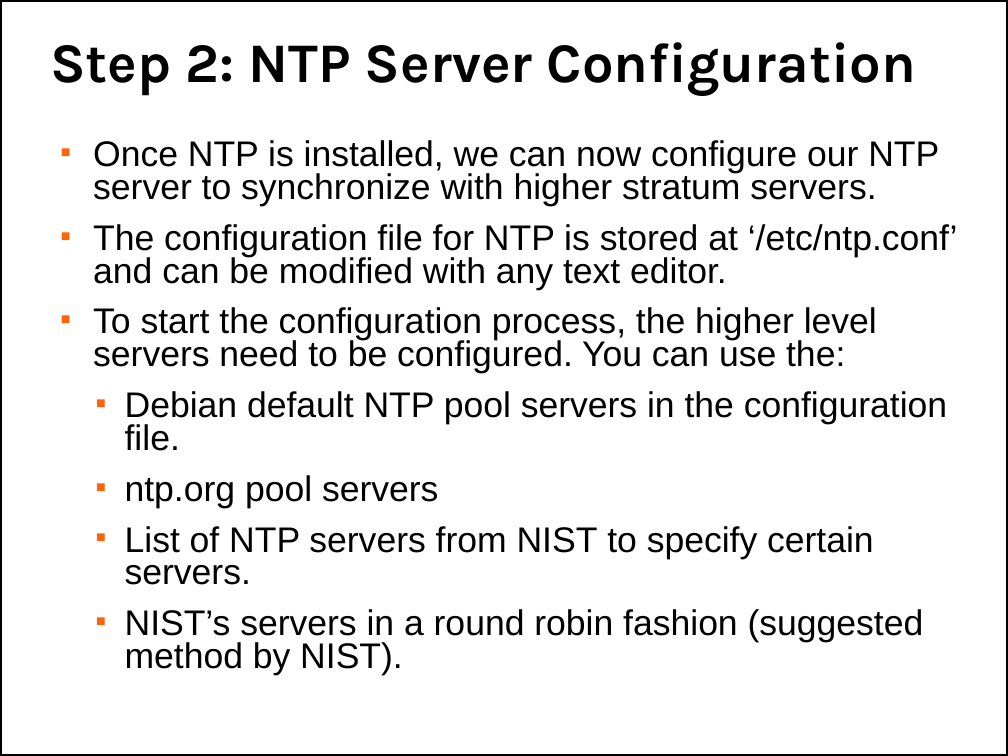
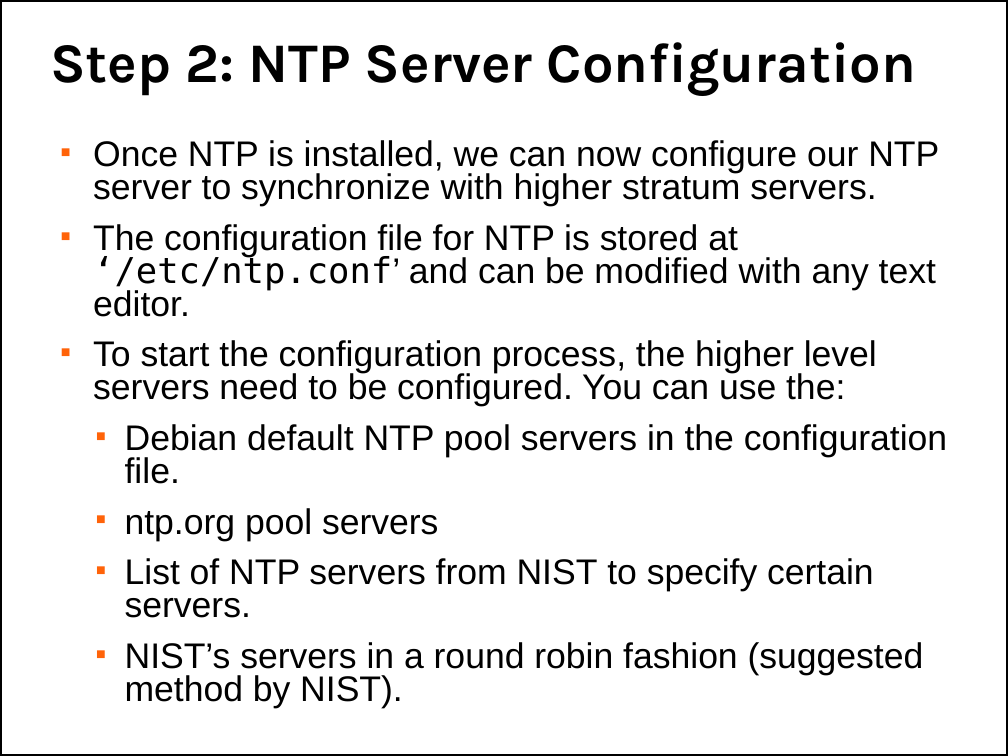
Before and after one commit to afnog/afnog.github.io, a slide deck: slide 9 of sse/ntp/ntp-service.pptx. Drawn at 1008x756 pixels with LibreOffice and Linux fonts; fonts in the diff are those of the drawing; background and template pictures are left out. Boxes give left, top, right and bottom in pixels: in the first picture for what was removed or moved away, otherwise in the second. Text is boxed around its words. In the diff, an @@ line names an element or a change of style, - is before the commit and + after.

```diff
--- a/sse/ntp/ntp-service.pptx
+++ b/sse/ntp/ntp-service.pptx
@@ text at (x1=93, y1=224, x2=936, y2=317): font Arial to DejaVu Sans Mono in "‘/etc/ntp.conf’" @@
```
Also in this commit, not shown: 5 other slides changed, 1 slide added, 1 other file.
